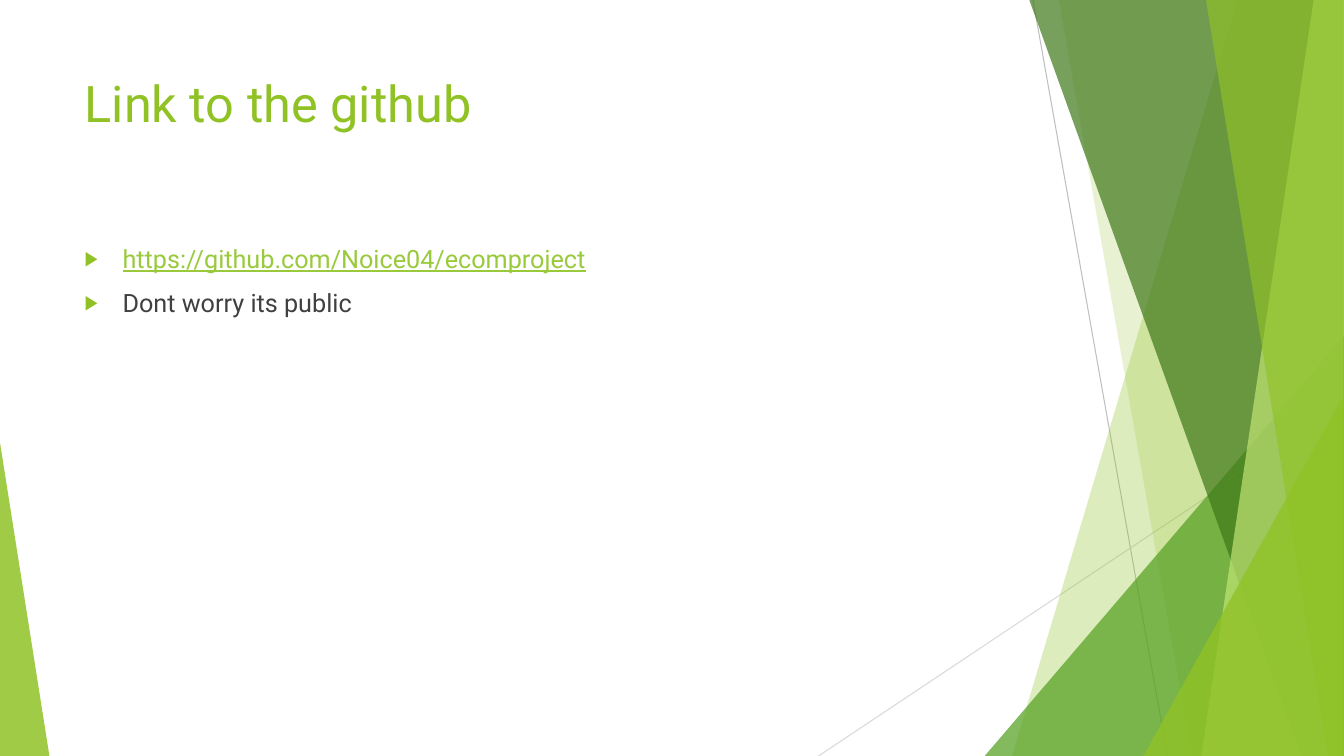
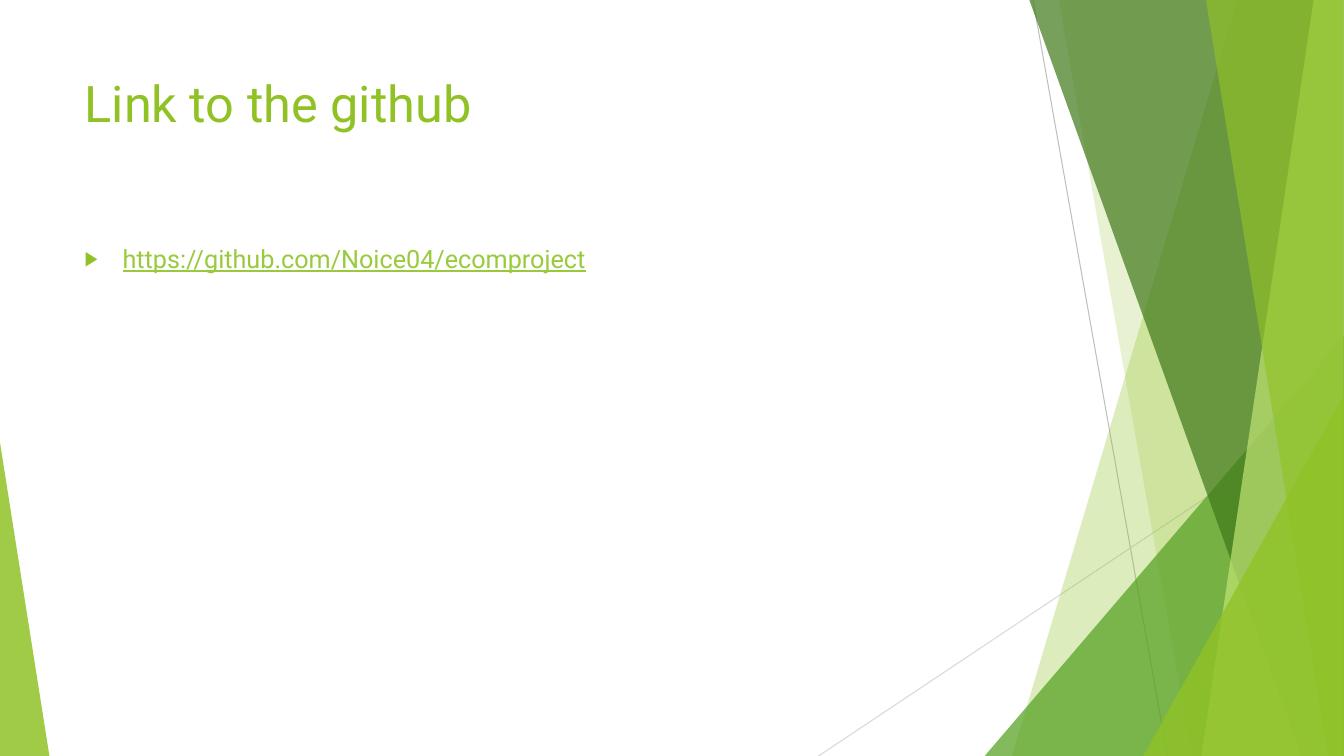
Before and after one commit to Noice04/ecomproject, a slide deck: slide 22 of deliv3.pptx (slide 25 before the commit). Drawn at 1344x756 pixels with LibreOffice and Linux fonts; fonts in the diff are those of the drawing. Boxes give left, top, right and bottom in pixels: in the first picture for what was removed or moved away, otherwise in the second. Text is boxed around its words. In the diff, an @@ line names an element or a change of style, - is before the commit and + after.

```diff
--- a/deliv3.pptx
+++ b/deliv3.pptx
@@ text at box(123, 293, 352, 318): paragraph removed @@
-▶ Dont worry its public
```
Also in this commit, not shown: 3 slides removed.
